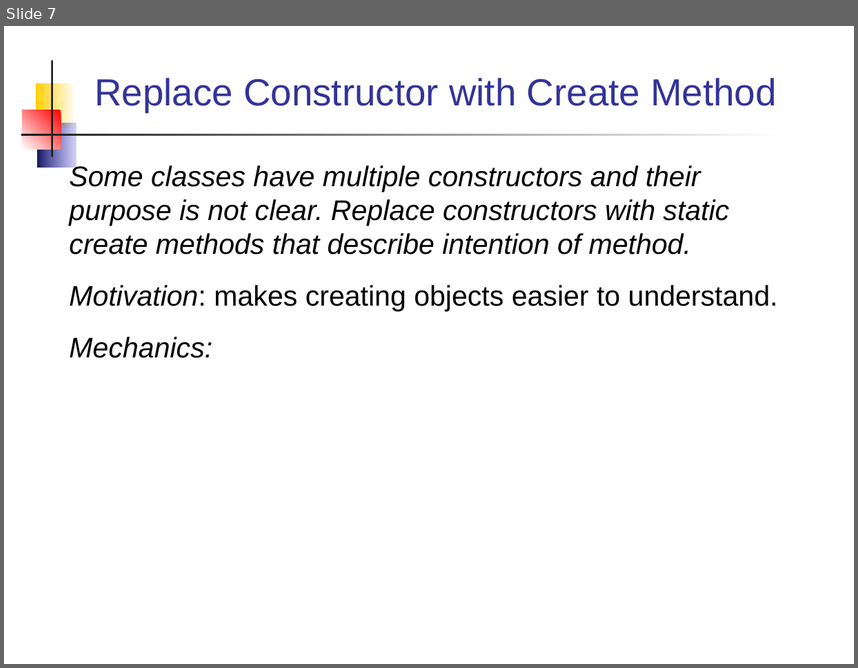
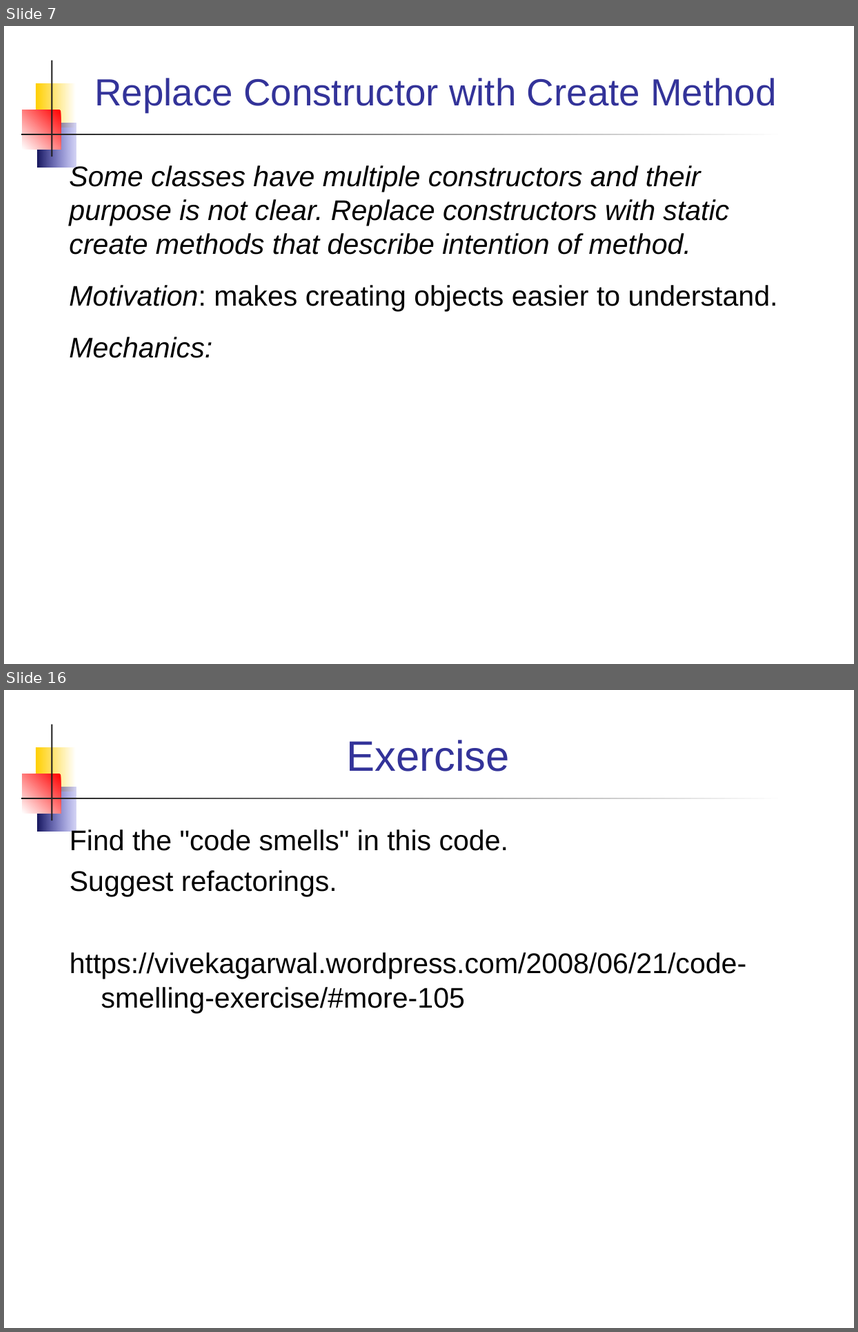
Before and after one commit to jbrucker/SoftwareProcess, a slide deck: week12/Refactoring Patterns.ppt. Shown one above the other, each under a label of ours: slide 7 before the commit, slides 7 and 16 after it; the slides between them are not shown. The pictures are 858x668 and 858x1332 pixels, drawn with LibreOffice and Linux fonts; fonts in the diff are those of the drawing. Boxes give left, top, right and bottom in pixels: in the first picture for what was removed or moved away, otherwise in the second. Text is boxed around its words. In the diff, an @@ line names an element or a change of style, - is before the commit and + after.

Commit message:
add code smells to refactoring slides

```diff
--- a/week12/Refactoring Patterns.ppt
+++ b/week12/Refactoring Patterns.ppt
@@ slide 16 added at (4, 690, 854, 1328), background #FFFFFF; not listed: 5 template elements that a slide beside it also shows @@
@@ title added at (347, 740, 510, 771), 36 pt, text #333399 @@
+Exercise
@@ text added at (70, 827, 746, 1013), 24 pt, text #000000 @@
+Find the "code smells" in this code.
+Suggest refactorings.
+https://vivekagarwal.wordpress.com/2008/06/21/code-smelling-exercise/#more-105
```
Also in this commit, not shown: 2 slides changed, 8 other slides added, 26 other files.
